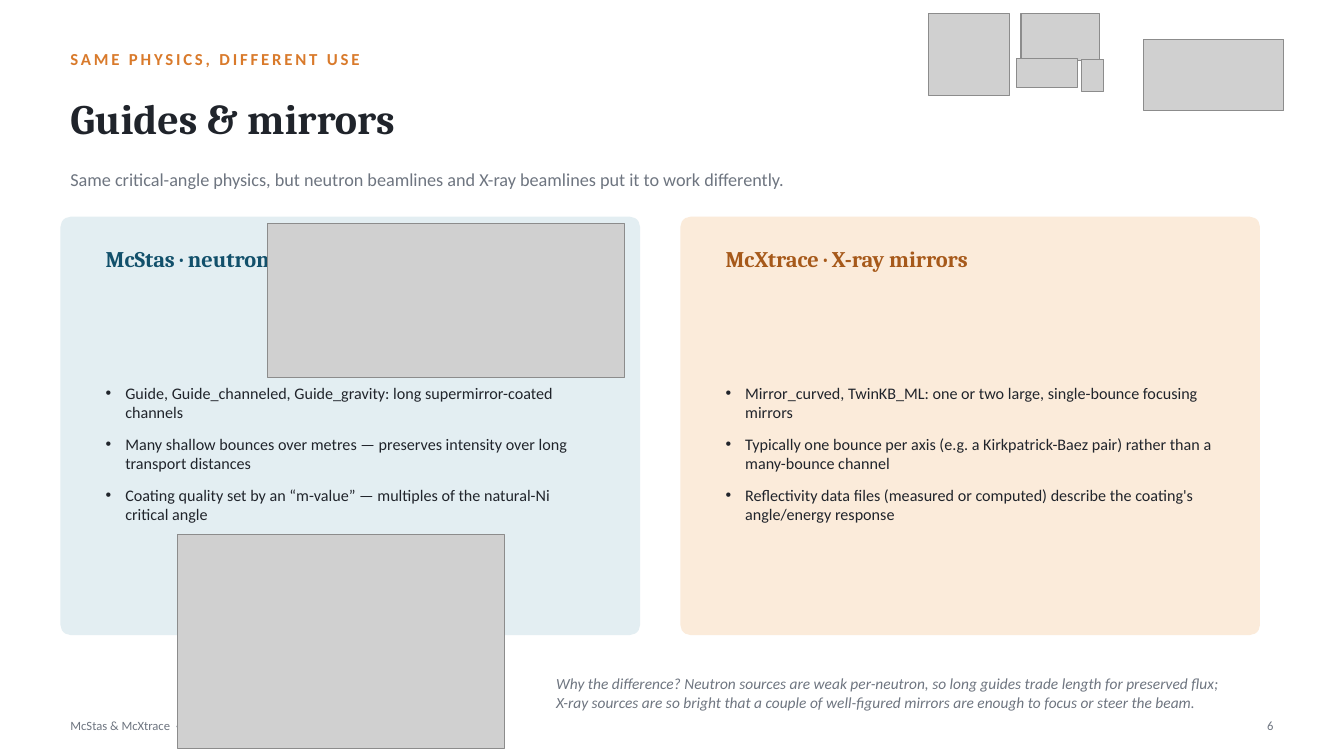
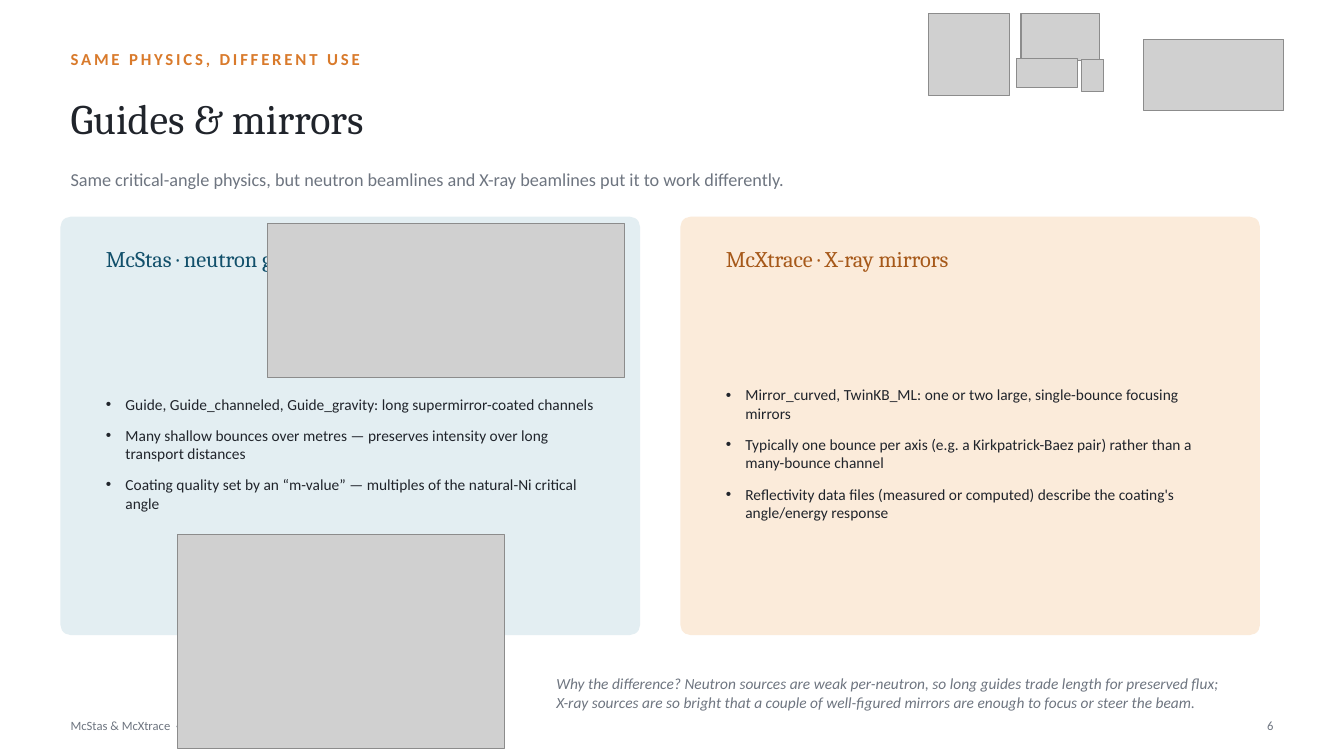
Before and after one commit to mccode-dev/PaNRAID, a slide deck: slide 6 of 22_September_Tuesday/03_morning_sources_detectors/Optics/McStas_McXtrace_Optics.pptx. Drawn at 1344x756 pixels with LibreOffice and Linux fonts; fonts in the diff are those of the drawing; grey boxes stand for pictures. Boxes give left, top, right and bottom in pixels: in the first picture for what was removed or moved away, otherwise in the second. Text is boxed around its words. In the diff, an @@ line names an element or a change of style, - is before the commit and + after.

```diff
--- a/22_September_Tuesday/03_morning_sources_detectors/Optics/McStas_McXtrace_Optics.pptx
+++ b/22_September_Tuesday/03_morning_sources_detectors/Optics/McStas_McXtrace_Optics.pptx
@@ bold off in 3 elements at [106,246,321,273], [726,252,949,272], [71,105,364,135] @@
@@ text "Mirror_curved, TwinKB_ML: one or two ..." at [745,389,1191,521]: size 11.5 to 11 pt @@
@@ text "Guide, Guide_channeled, Guide_gravity: long supermirror-coat ..." at [125,399,593,512]: size 11.5 to 11 pt @@
@@ text "Guide, Guide_channeled, Guide_gravity: long supermirror-coat ...": place and size @@
-text "Guide, Guide_channeled, Guide_gravity: long supermirror-coat ..." at [125,388,567,523]
+text "Guide, Guide_channeled, Guide_gravity: long supermirror-coat ..." at [125,399,593,512]
```
Also in this commit, not shown: 16 other slides changed, 1 other file.
